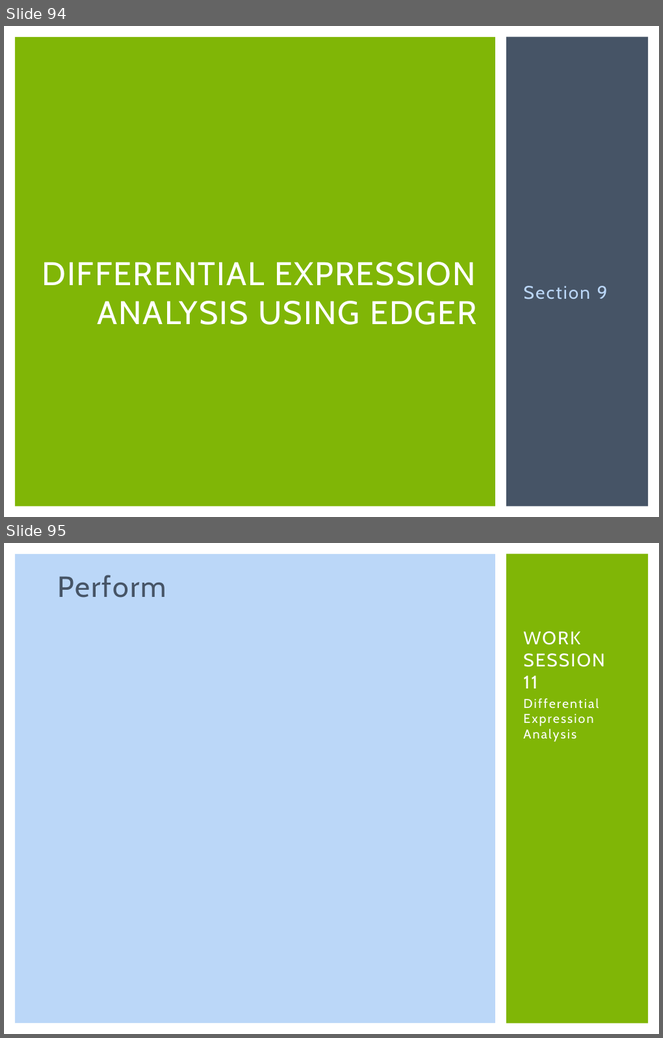
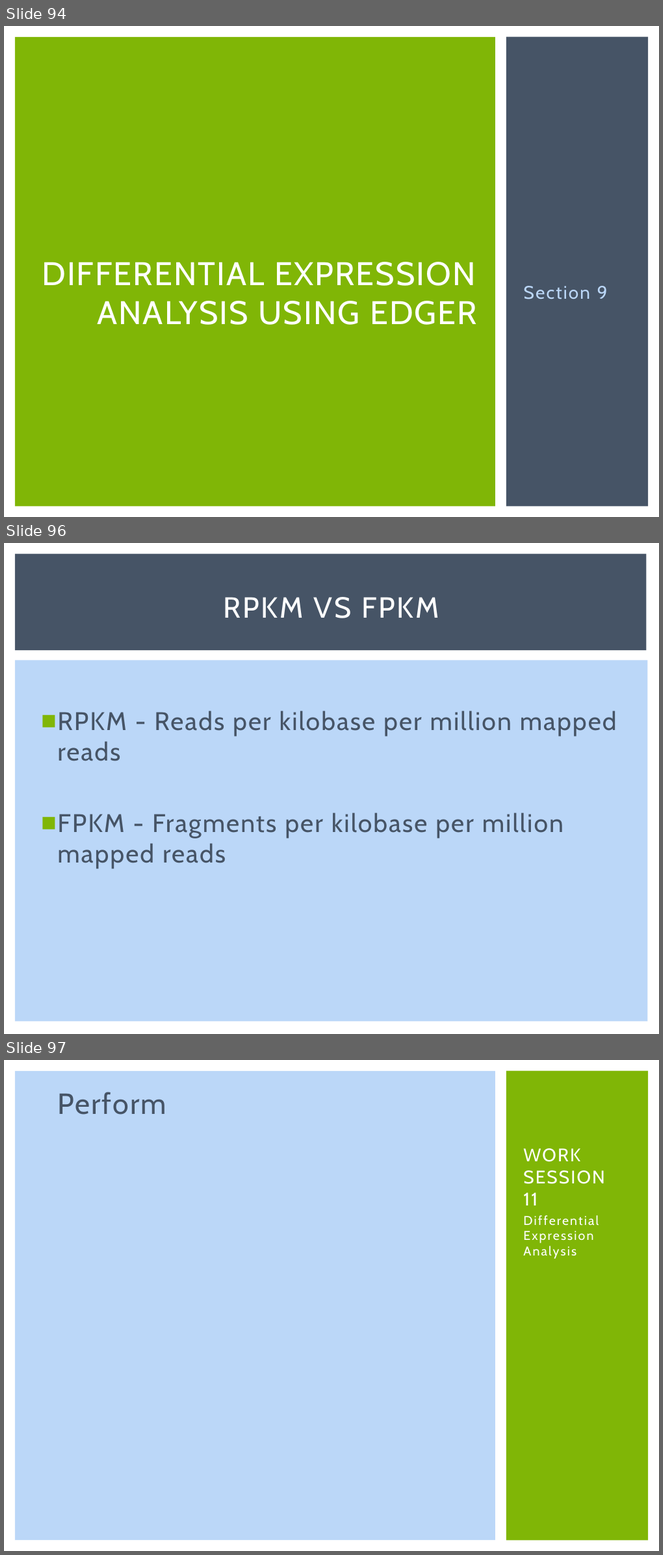
Before and after one commit to msettles/Workshop_RNAseq, a slide deck: powerpoints/RNA-seq-Piracicaba2015.pptx. Shown one above the other, each under a label of ours: slides 94 and 95 before the commit, slides 94, 96 and 97 after it; the slides between them are not shown. The pictures are 663x1038 and 663x1555 pixels, drawn with LibreOffice and Linux fonts; fonts in the diff are those of the drawing. Boxes give left, top, right and bottom in pixels: in the first picture for what was removed or moved away, otherwise in the second. Text is boxed around its words. In the diff, an @@ line names an element or a change of style, - is before the commit and + after.

```diff
--- a/powerpoints/RNA-seq-Piracicaba2015.pptx
+++ b/powerpoints/RNA-seq-Piracicaba2015.pptx
@@ slide 96 added at [4, 543, 659, 1034], background #FFFFFF @@
@@ rectangle added at [15, 554, 647, 650], fill #465466 @@
@@ title added at [224, 597, 440, 618], 32 pt, text #FFFFFF @@
+RPKM VS FPKM
@@ rectangle added at [15, 660, 648, 1022], fill #BBD7F8 @@
@@ text added at [57, 711, 617, 869], 28 pt, text #465466 @@
+■ RPKM - Reads per kilobase per million mapped reads
+■ FPKM - Fragments per kilobase per million mapped reads
@@ what was slide 95 is now slide 97 @@
```
Also in this commit, not shown: 5 slides changed, 1 other slide added, 1 other file.
